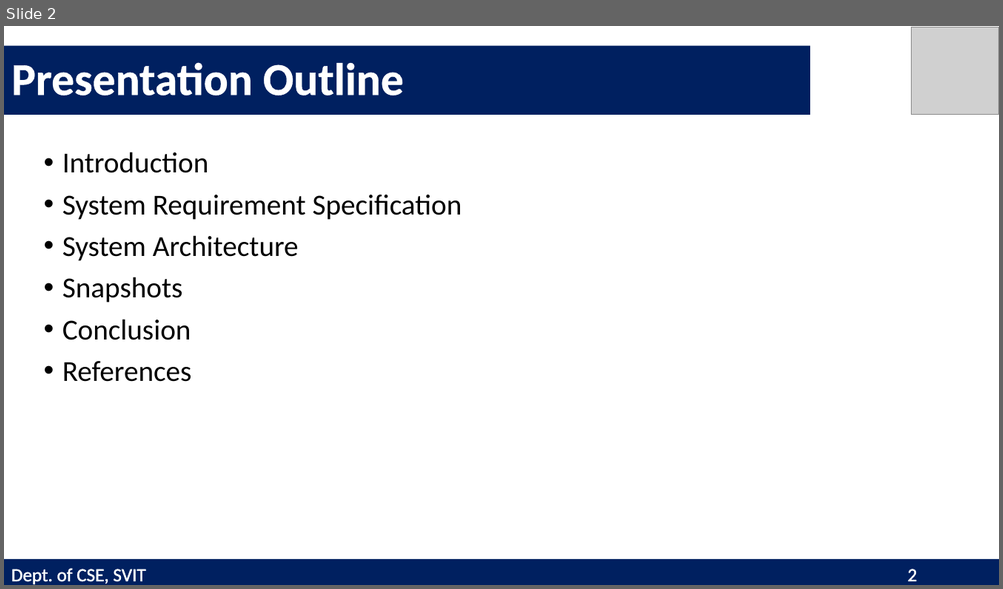
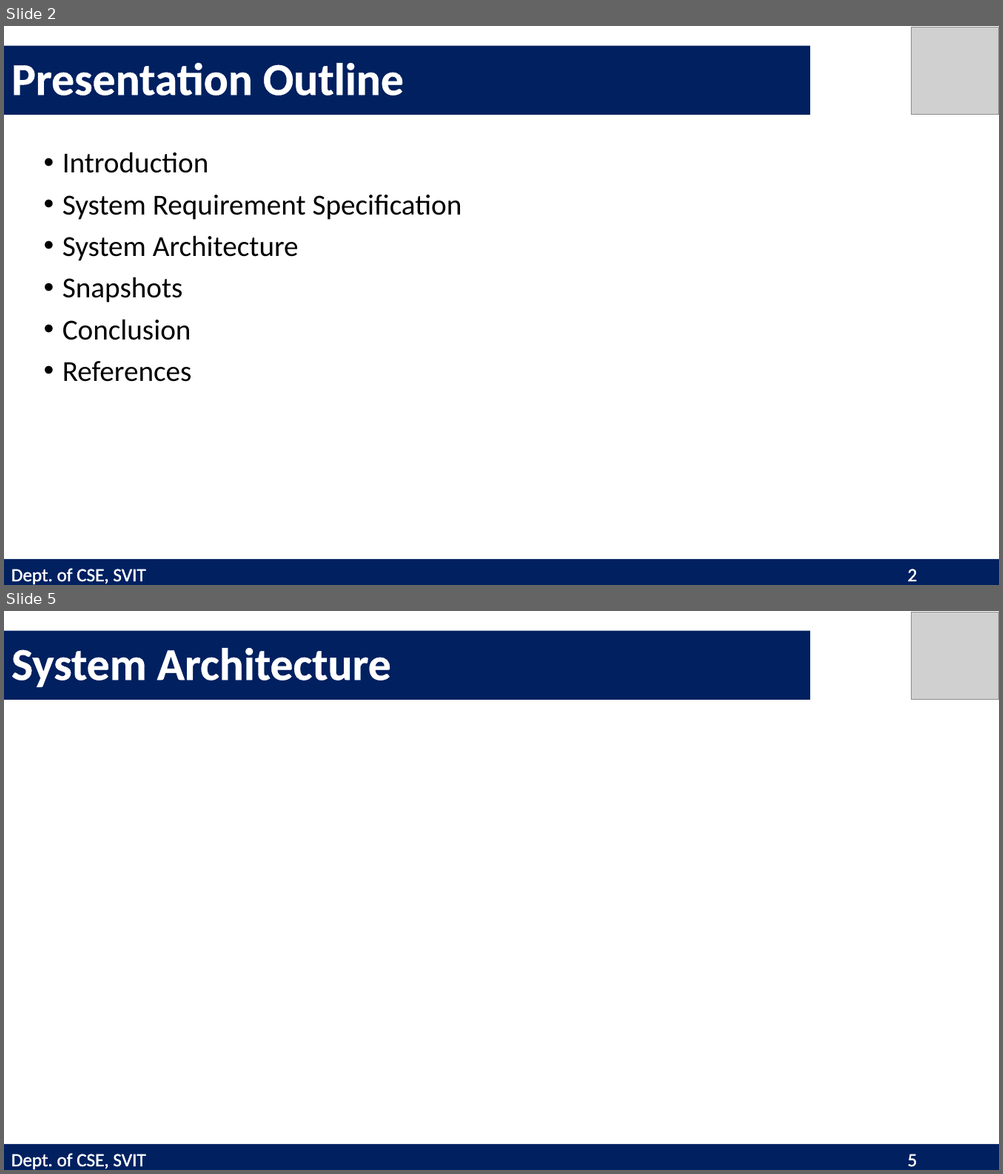
Before and after one commit to bhatvinayak/Win-Walk, a slide deck: Report/Web Lab mini project PPT format.pptx. Shown one above the other, each under a label of ours: slide 2 before the commit, slides 2 and 5 after it; the slides between them are not shown. The pictures are 1003x589 and 1003x1174 pixels, drawn with LibreOffice and Linux fonts; fonts in the diff are those of the drawing; grey boxes stand for pictures. Boxes give left, top, right and bottom in pixels: in the first picture for what was removed or moved away, otherwise in the second. Text is boxed around its words. In the diff, an @@ line names an element or a change of style, - is before the commit and + after.

```diff
--- a/Report/Web Lab mini project PPT format.pptx
+++ b/Report/Web Lab mini project PPT format.pptx
@@ slide 5 added at [4,611,999,1170], background #FFFFFF @@
@@ title added at [4,631,810,700], fill #002060, 44 pt, text #FFFFFF, bold @@
+System Architecture
@@ picture added at [911,612,999,700] @@
@@ rectangle added at [4,1145,999,1170], fill #002060, 18 pt, text #FFFFFF @@
+Dept. of CSE, SVIT 5
```
Also in this commit, not shown: 1 slide changed, 5 other slides added, 4 other files.
